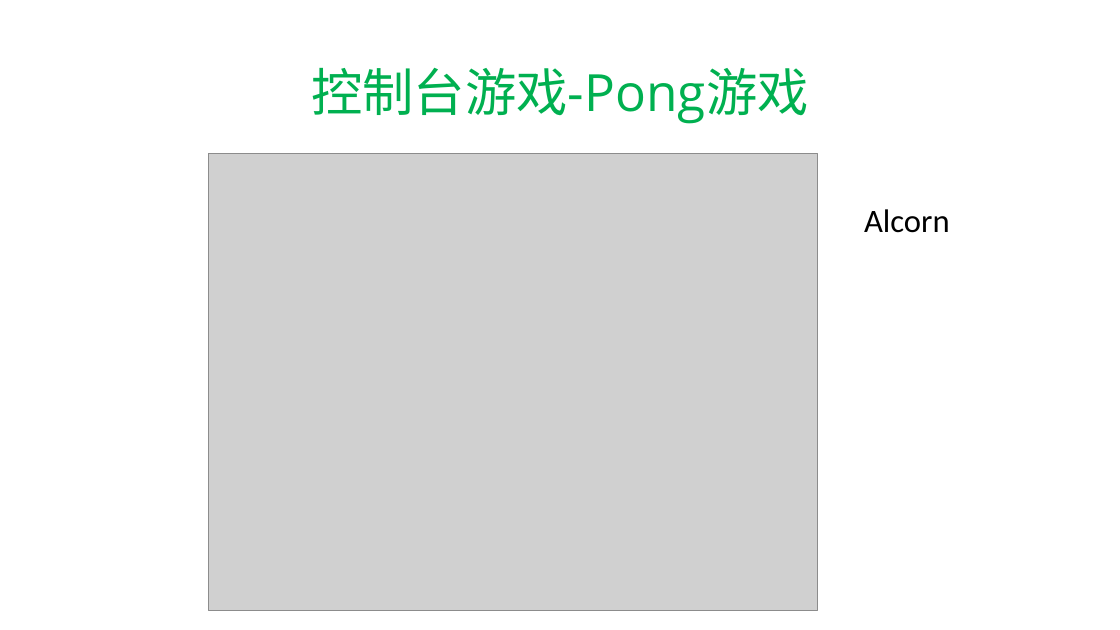
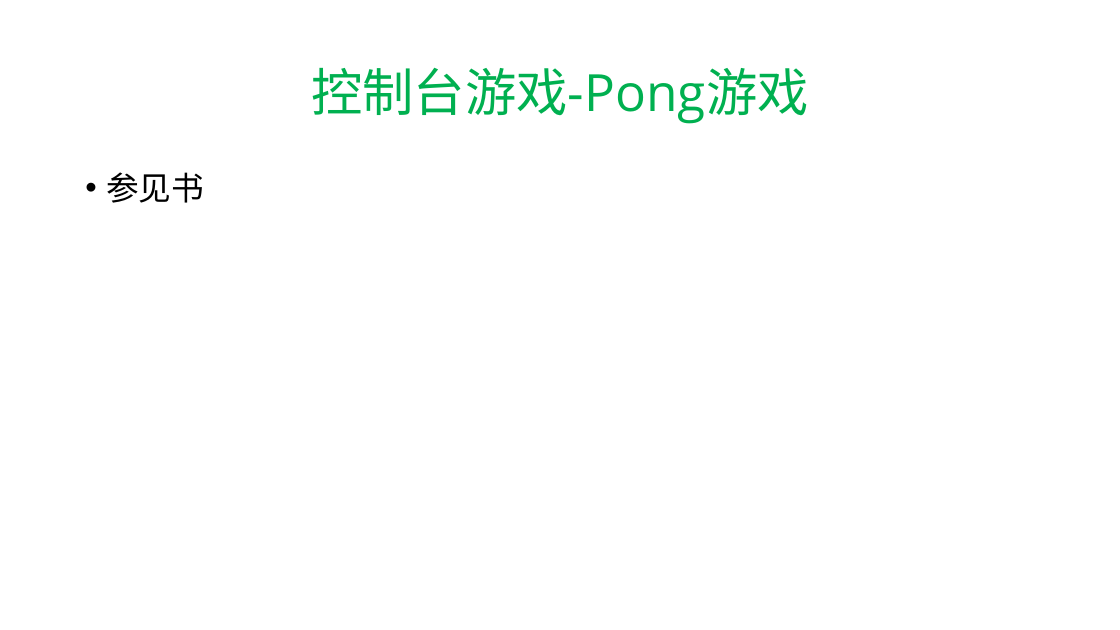
Before and after one commit to hwdong-net/cplusplus17, a slide deck: slide 42 of ppt/4. 语句.pptx. Drawn at 1120x630 pixels with LibreOffice and Linux fonts; fonts in the diff are those of the drawing; grey boxes stand for pictures. Boxes give left, top, right and bottom in pixels: in the first picture for what was removed or moved away, otherwise in the second. Text is boxed around its words. In the diff, an @@ line names an element or a change of style, - is before the commit and + after.

```diff
--- a/ppt/4. 语句.pptx
+++ b/ppt/4. 语句.pptx
@@ text added at [106,172,204,203], 28 pt, text #000000 @@
+• 参见书
@@ picture removed at [208,153,818,610] @@
@@ text removed at [864,209,950,233] @@
-Alcorn
```
Also in this commit, not shown: 15 other slides changed, 2 slides added, 6 slides removed, 2 other files.
